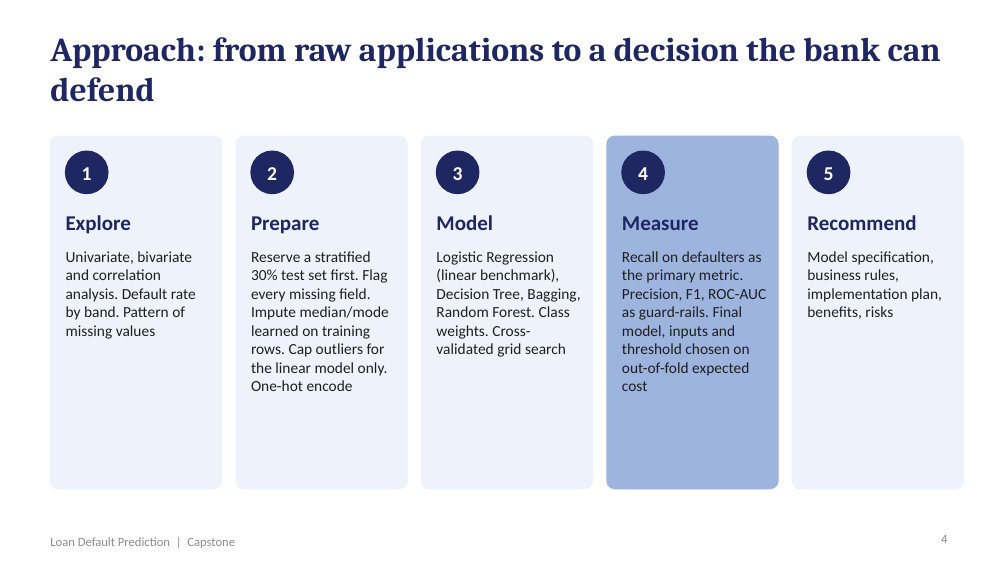
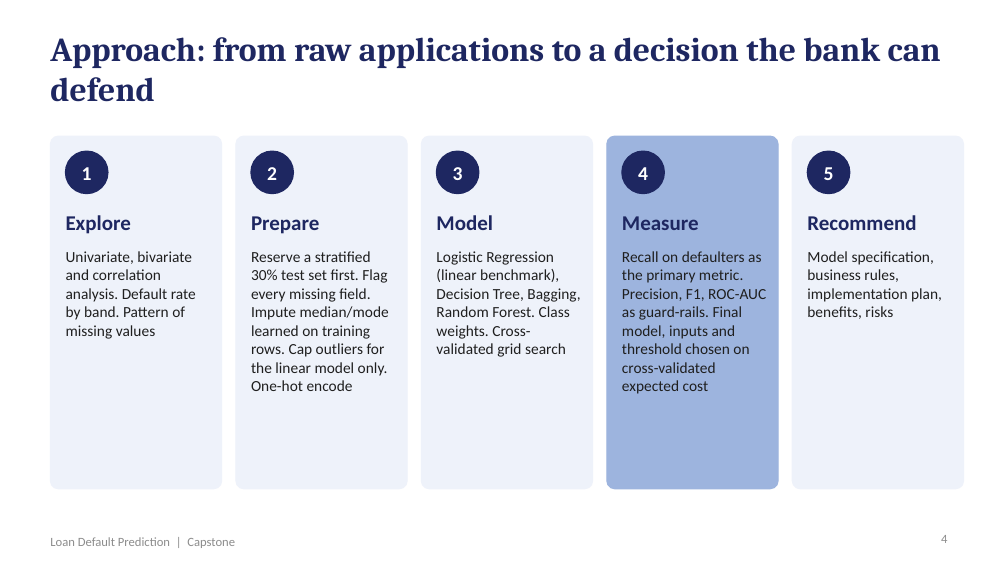
Before and after one commit to shubham1891/Personal-code, a slide deck: slide 4 of presentation/Loan_Default_Prediction_Presentation.pptx. Drawn at 1008x567 pixels with LibreOffice and Linux fonts; fonts in the diff are those of the drawing. Boxes give left, top, right and bottom in pixels: in the first picture for what was removed or moved away, otherwise in the second. Text is boxed around its words. In the diff, an @@ line names an element or a change of style, - is before the commit and + after.

```diff
--- a/presentation/Loan_Default_Prediction_Presentation.pptx
+++ b/presentation/Loan_Default_Prediction_Presentation.pptx
@@ text at (x1=622, y1=251, x2=766, y2=394): text changed @@
-Recall on defaulters as the primary metric. Precision, F1, ROC-AUC as guard-rails. Final model, inputs and threshold chosen on out-of-fold expected cost
+Recall on defaulters as the primary metric. Precision, F1, ROC-AUC as guard-rails. Final model, inputs and threshold chosen on cross-validated expected cost
```
Also in this commit, not shown: 8 other slides changed, 2 other files.
